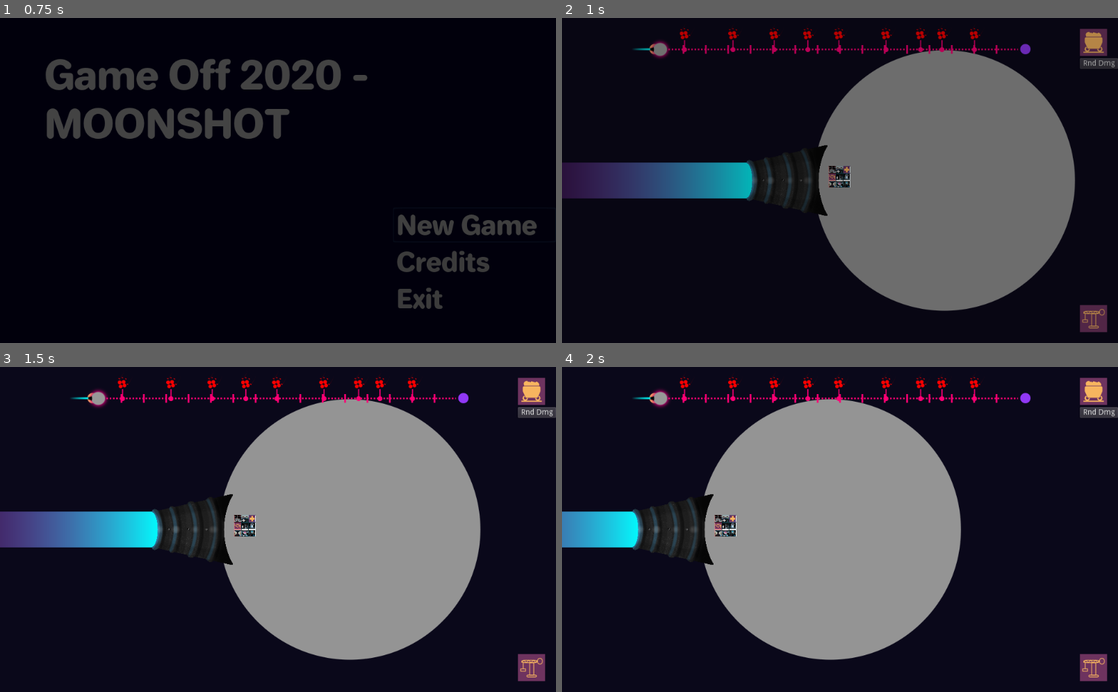
Above: before the commit, frames 1-4 (two rows, left to right).
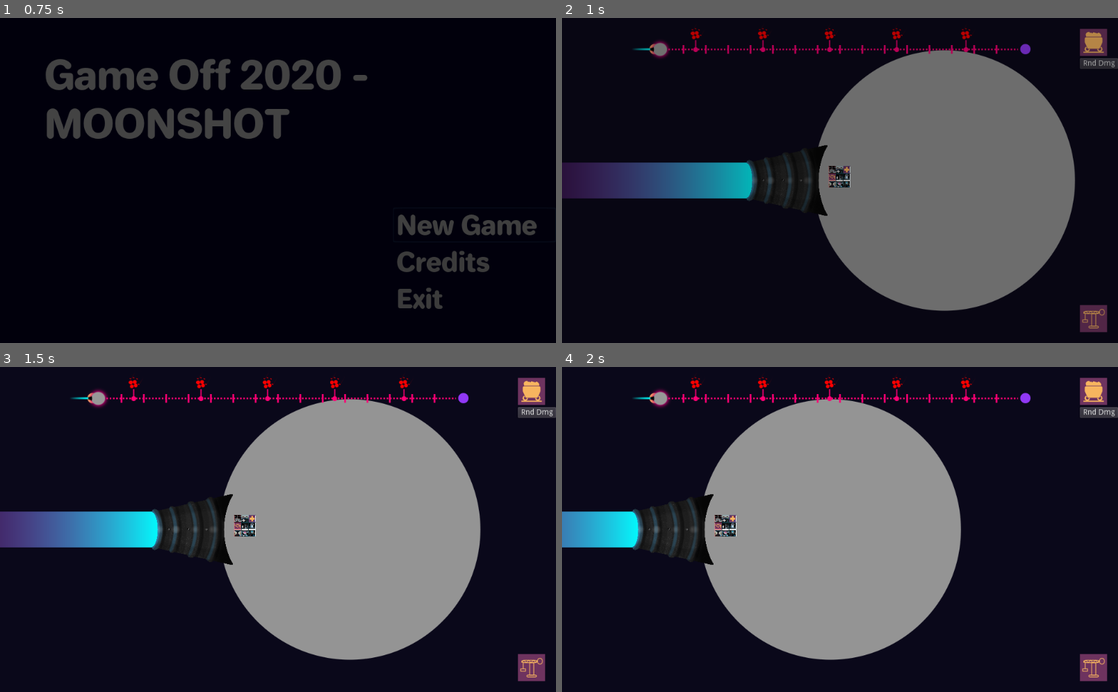
Above: after the commit, the same moments.

Repository: jhlothamer/gameOff2020
Game: Godot game, scene res://scenes/title/title.tscn
Two runs of this game, one before a commit and one after it. Both use one fixed random seed, a clock stepped at 60 frames per second and the inputs below. Sound files missing from this copy of the repository are replaced by a short silence.
Inputs (mouse positions are in pixels of both pictures, inside the frame that each line leads up to):
- Up to frame 1 (0.75 s): click "New Game" at 0.5 s
- Up to frame 2 (1 s): no input
- Up to frame 3 (1.5 s): move the mouse to (400, 513) at 1.27 s; hold Right (ui_right) from 1.28 s (still down); click (400, 513) at 1.42 s
- Up to frame 4 (2 s): keep holding Right (ui_right)

Frame 1 is identical in both runs. In frame 2, 0.8% of the frame differs, in the area x 21-76%, y 2-11%; in frame 3, 0.8%; in frame 4, 0.8%.

Commit message:
enact suggestions from review to move timeline initialization to timeline.gd and clean up some functions

Diff:
--- a/game/scenes/managers/SpawnerMgr.gd
+++ b/game/scenes/managers/SpawnerMgr.gd
@@ -13,9 +13,6 @@
 export var max_time_between_asteroids:float = 2
 export var debug := false
 
-export var showers_per_game_min = 5
-export var showers_per_game_max = 10
-
 var shower_active = false
 
 # how many asteroids can exist in scene at once
@@ -28,13 +25,6 @@
 # how much variance in the change in velocity by which they are ejected
 export var fragment_propel_variance_min = 0.6
 export var fragment_propel_variance_max = 1.0
-export var shower_duration_min = 15
-export var shower_duration_max = 30
-export var range_of_time_between_showers = 50
-# in seconds
-var total_game_time = 0
-
-
 
 
 onready var spawn_limit_rect := $ReferenceRect
@@ -64,9 +54,6 @@
 	_start_spawn_timer()
 
 func _process(delta):
-	if total_game_time == 0:
-		# initialize shower timeline
-		_initialize_timeline()
 	if fragments.size() > fragment_limit:
 		var to_remove = fragments[0]
 		fragments.erase(to_remove)
@@ -101,27 +88,6 @@
 #		new_event["duration"] = 100
 #		_on_AsteroidShowerEvent(new_event)
 
-func _initialize_timeline():
-	total_game_time = get_parent().get_node("Hud/TimeLine").game_time_length_minutes * 60
-	var time_before_events_start = 120
-	var adjusted_time_range = total_game_time - 120
-	var total_shower_events = randi() % (showers_per_game_max - showers_per_game_min) + showers_per_game_min
-	var interval = adjusted_time_range / total_shower_events
-	print("total shower evernts = " + str(total_shower_events))
-	for x in range( 0, total_shower_events  ):
-		var seconds_event = time_before_events_start + ( x * interval)
-		seconds_event += rand_range(-range_of_time_between_showers,range_of_time_between_showers)
-		if seconds_event > total_game_time:
-			seconds_event = total_game_time - (120 + rand_range(-20,20))
-		var event_dict = {}
-		event_dict["type"] = 0
-		event_dict["time"] = seconds_event
-		event_dict["duration"] = randi() % (shower_duration_max - shower_duration_min) + shower_duration_min
-		print(seconds_event)
-		if get_parent().get_node("Hud/TimeLine")._add_event_dict(event_dict):
-			pass
-		else:
-			print("adding event failed type = " + str(event_dict["type"] + " at " + str(event_dict["time"] + " seconds ")))
 
 func _spawn_asteroid():
 	if shower_active:
--- a/game/scenes/ui/time_line.gd
+++ b/game/scenes/ui/time_line.gd
@@ -10,6 +10,13 @@
 var _current_time_seconds: float
 var _game_time_length_seconds: float
 var _next_year_seconds: float
+
+export var shower_duration_min: int = 15
+export var shower_duration_max: int = 30
+export var range_of_time_between_showers: int = 50
+
+export var showers_per_game_min: int = 5
+export var showers_per_game_max: int = 10
 
 # sprite object and event time
 var timeline_markers = {}
@@ -42,12 +49,12 @@
 	_next_year_seconds = float(seconds_per_year)
 	for c in _marker_templates_parent.get_children():
 		c.visible = false
+	_initialize_timeline()
 
 func _add_event_dict(event: Dictionary)->bool:
 	if event.has("type") and event["type"] in EventType.values() and \
 	event.has("time") and event.has("duration"):
 		event_schedule.push_back(event)
-		_sort_timeline_events()
 		_add_timeline_marker(event)
 		return true
 	else:
@@ -69,38 +76,39 @@
 	timeline_markers[new_sprite] = event["time"]
 	$Markers.add_child(new_sprite)
 
-func _add_event(event_type:int, time:int, duration:int)->bool:
-	var event_dict = {}
-	if event_type in EventType.values():
-		event_dict["type"] = event_type
+func _get_next_event() ->Dictionary:
+	var ret = {}
+	if event_schedule.empty():
+		return ret
 	else:
-		print("incorrect event type sent to timeline")
-		print(event_type)
-		return false
-	event_dict["time"] = time
-	event_dict["duration"] = duration
-	event_schedule.push_back(event_dict)
-	_sort_timeline_events()
-	_add_timeline_marker(event_dict)
-	return true
-
-func _get_next_event() ->Dictionary:
-	_sort_timeline_events()
-	var next_event = null
-	for x in event_schedule:
-		if next_event == null:
-			next_event = x
-		else:
-			if x["time"] < next_event["time"]:
-				next_event = x
-	# no need to compare to current time, the schedule should be pruned
-	return next_event
+		return event_schedule[0]
 
 func _sort_timeline_events():
 	event_schedule.sort_custom(CustomSorter, "sort_ascending")
 
+func _initialize_timeline():
+	var total_game_time = game_time_length_minutes * 60
+	var adjusted_time_range = total_game_time - 120
+	var total_shower_events = randi() % (showers_per_game_max - showers_per_game_min) + showers_per_game_min
+	for x in range( 0, total_shower_events ):
+		var seconds_event = 120 + ( x * adjusted_time_range / total_shower_events )
+		seconds_event += rand_range(-range_of_time_between_showers,range_of_time_between_showers)
+		if seconds_event > total_game_time:
+			seconds_event = total_game_time - (120 + rand_range(-20,20))
+		var event_dict = {}
+		event_dict["type"] = 0
+		event_dict["time"] = seconds_event
+		event_dict["duration"] = randi() % (shower_duration_max - shower_duration_min) + shower_duration_min
+		if _add_event_dict(event_dict):
+			pass
+		else:
+			print("adding event failed type = " + str(event_dict["type"] + " at " + str(event_dict["time"] + " seconds ")))
+	_sort_timeline_events()
+
 func _check_event_schedule():
 	var closest_event = _get_next_event()
+	if closest_event.empty():
+		return
 	var time_of_event = closest_event["time"]
 	if _current_time_seconds > time_of_event:
 		if closest_event["type"] == 0:
